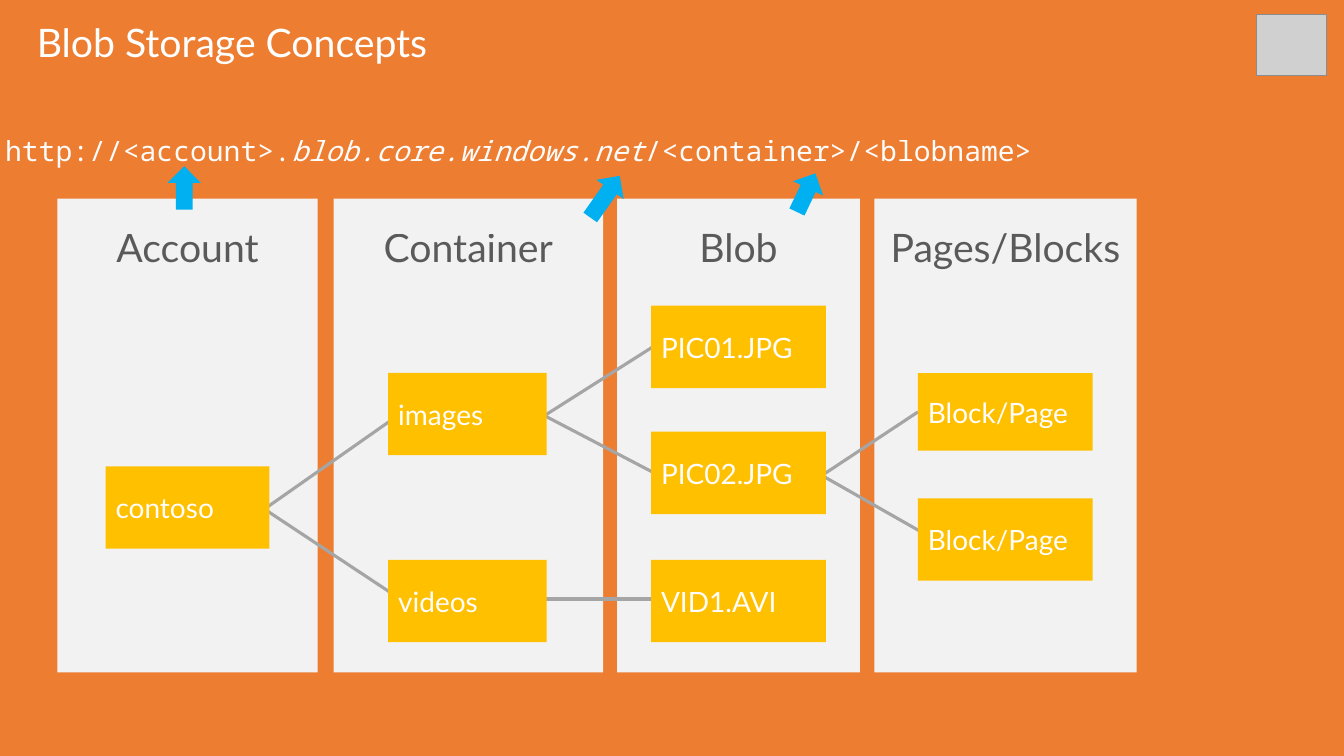
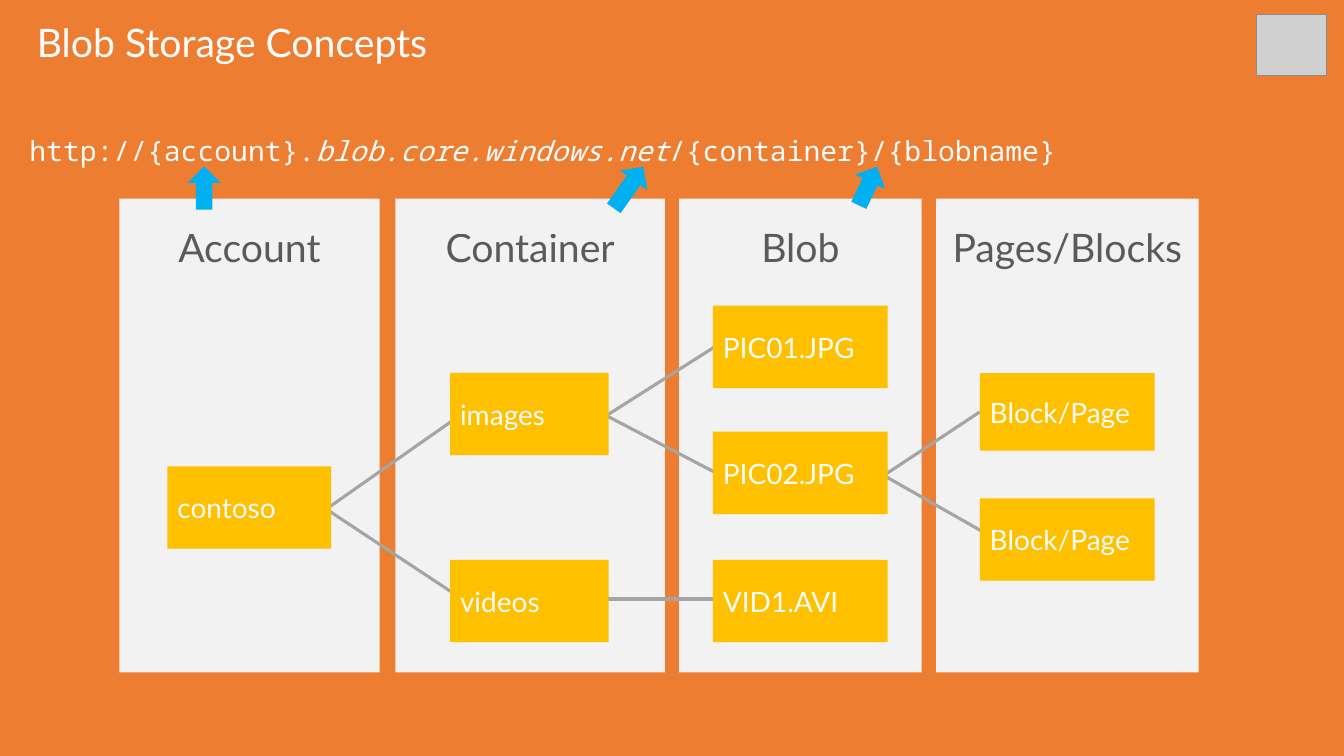
Before and after one commit to sack212/BasicAzureCamp, a slide deck: slide 9 of Data-Storage/Data-Storage.pptx. Drawn at 1344x756 pixels with LibreOffice and Linux fonts; fonts in the diff are those of the drawing; grey boxes stand for pictures. Boxes give left, top, right and bottom in pixels: in the first picture for what was removed or moved away, otherwise in the second. Text is boxed around its words. In the diff, an @@ line names an element or a change of style, - is before the commit and + after.

Commit message:
Updated the Data-Storage deck: Made blob logical overview look better.

```diff
--- a/Data-Storage/Data-Storage.pptx
+++ b/Data-Storage/Data-Storage.pptx
@@ text at box(29, 140, 1056, 169): text changed @@
-http://<account>.blob.core.windows.net/<container>/<blobname>
+http://{account}.blob.core.windows.net/{container}/{blobname}
@@ down arrow: place and size @@
-down arrow at box(167, 166, 201, 210)
+down arrow at box(188, 166, 221, 210)
@@ down arrow: place and size @@
-down arrow at box(577, 167, 634, 228)
+down arrow at box(600, 157, 657, 219)
@@ down arrow: place and size @@
-down arrow at box(782, 166, 830, 219)
+down arrow at box(844, 159, 893, 212)
@@ 8 rectangles, 2 lines: place and size @@
-8 rectangles, 2 lines at box(57, 199, 1093, 673)
+8 rectangles, 2 lines at box(119, 199, 1154, 673)
@@ 5 lines, 4 rectangles: place and size @@
-5 lines, 4 rectangles at box(252, 199, 1136, 673)
+5 lines, 4 rectangles at box(315, 199, 1199, 673)
```
Also in this commit, not shown: 3 other slides changed.
